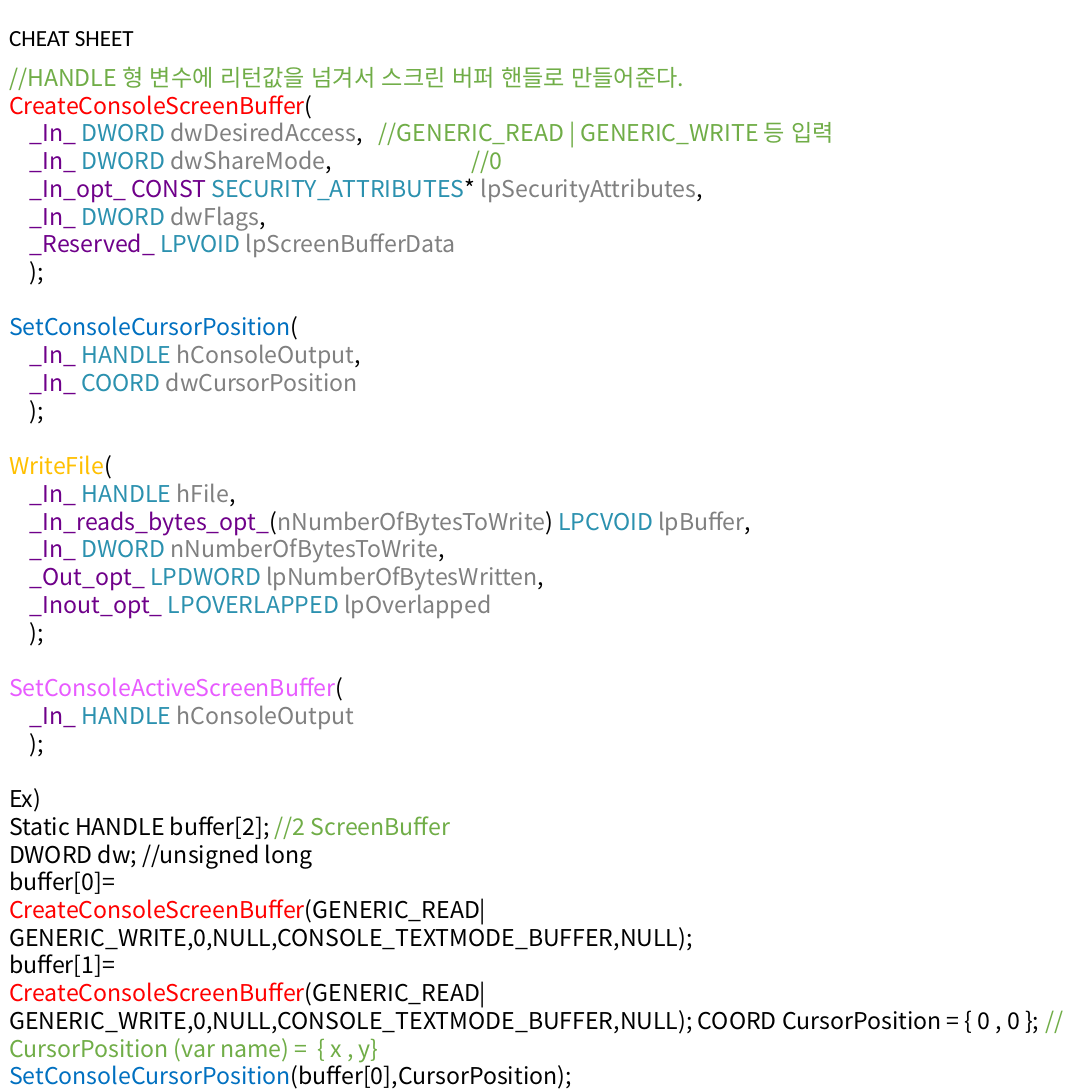
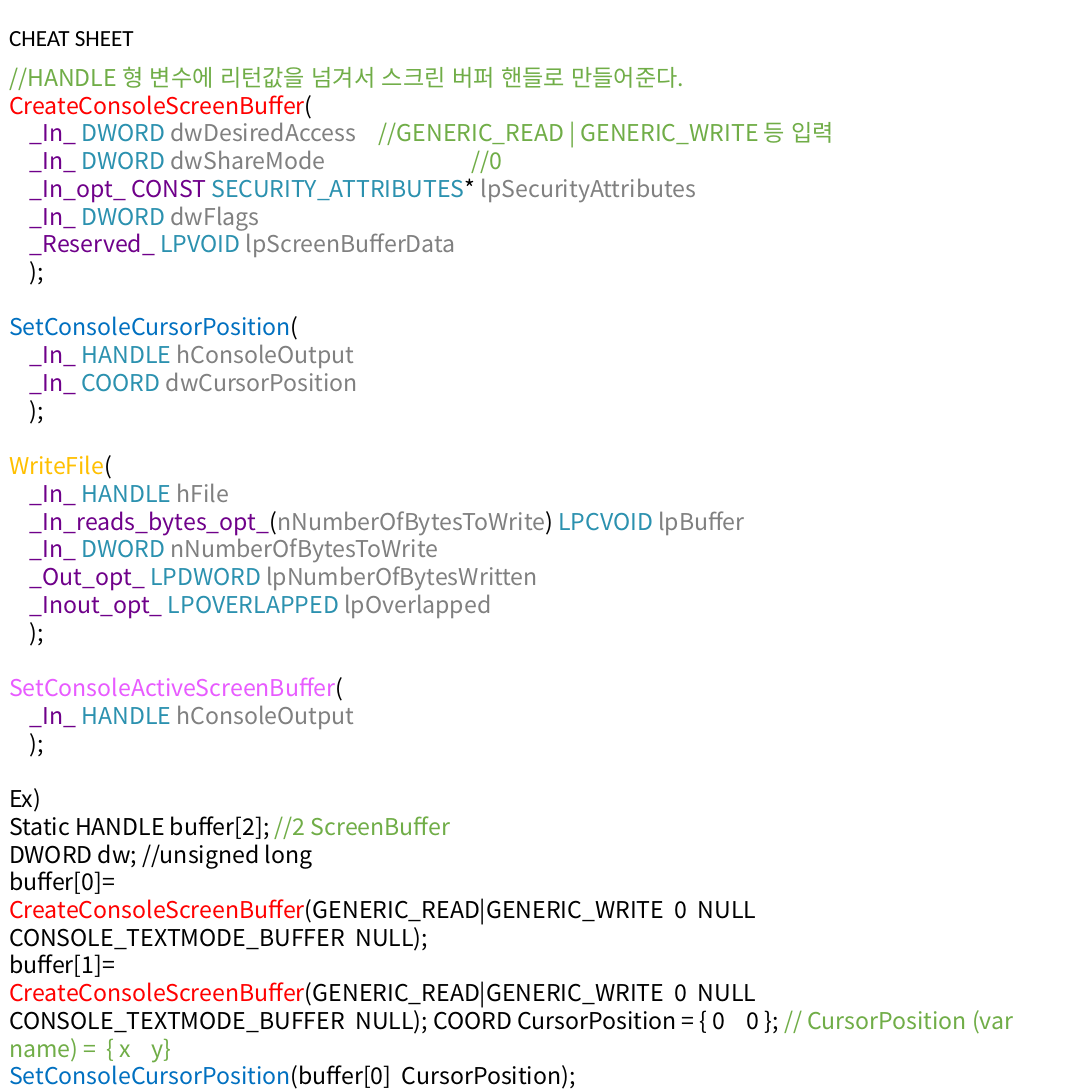
Before and after one commit to skagusdn3020/TETRIS_C, a slide deck: slide 4 of TETRIS_NEW_S/Plan.pptx (slide 3 before the commit). Drawn at 1092x1092 pixels with LibreOffice and Linux fonts; fonts in the diff are those of the drawing. Boxes give left, top, right and bottom in pixels: in the first picture for what was removed or moved away, otherwise in the second. Text is boxed around its words. In the diff, an @@ line names an element or a change of style, - is before the commit and + after.

```diff
--- a/TETRIS_NEW_S/Plan.pptx
+++ b/TETRIS_NEW_S/Plan.pptx
@@ text at (x1=30, y1=118, x2=835, y2=230): text changed @@
-_In_ DWORD dwDesiredAccess, //GENERIC_READ | GENERIC_WRITE 등 입력
-_In_ DWORD dwShareMode, //0
-_In_opt_ CONST SECURITY_ATTRIBUTES* lpSecurityAttributes,
-_In_ DWORD dwFlags,
+_In_ DWORD dwDesiredAccess //GENERIC_READ | GENERIC_WRITE 등 입력
+_In_ DWORD dwShareMode //0
+_In_opt_ CONST SECURITY_ATTRIBUTES* lpSecurityAttributes
+_In_ DWORD dwFlags
@@ text at (x1=30, y1=344, x2=355, y2=368): text changed @@
-_In_ HANDLE hConsoleOutput,
+_In_ HANDLE hConsoleOutput
@@ text at (x1=30, y1=483, x2=744, y2=591): text changed @@
-_In_ HANDLE hFile,
-_In_reads_bytes_opt_(nNumberOfBytesToWrite) LPCVOID lpBuffer,
-_In_ DWORD nNumberOfBytesToWrite,
-_Out_opt_ LPDWORD lpNumberOfBytesWritten,
+_In_ HANDLE hFile
+_In_reads_bytes_opt_(nNumberOfBytesToWrite) LPCVOID lpBuffer
+_In_ DWORD nNumberOfBytesToWrite
+_Out_opt_ LPDWORD lpNumberOfBytesWritten
@@ text at (x1=9, y1=898, x2=756, y2=951): text changed @@
-CreateConsoleScreenBuffer(GENERIC_READ|GENERIC_WRITE,0,NULL,CONSOLE_TEXTMODE_BUFFER,NULL);
+CreateConsoleScreenBuffer(GENERIC_READ|GENERIC_WRITE 0 NULL CONSOLE_TEXTMODE_BUFFER NULL);
@@ text at (x1=9, y1=981, x2=1013, y2=1089): text changed @@
-CreateConsoleScreenBuffer(GENERIC_READ|GENERIC_WRITE,0,NULL,CONSOLE_TEXTMODE_BUFFER,NULL); COORD CursorPosition = { 0 , 0 }; // CursorPosition (var name) = { x , y}
-SetConsoleCursorPosition(buffer[0],CursorPosition);
-WriteFile(buffer[0],”Hello,World!”,strlen(“Hello,World!”),&dw,NULL);
+CreateConsoleScreenBuffer(GENERIC_READ|GENERIC_WRITE 0 NULL CONSOLE_TEXTMODE_BUFFER NULL); COORD CursorPosition = { 0 0 }; // CursorPosition (var name) = { x y}
+SetConsoleCursorPosition(buffer[0] CursorPosition);
+WriteFile(buffer[0] ”Hello World!” strlen(“Hello World!”) &dw NULL);
```
Also in this commit, not shown: 1 other slide changed, 1 slide added, 13 other files.
